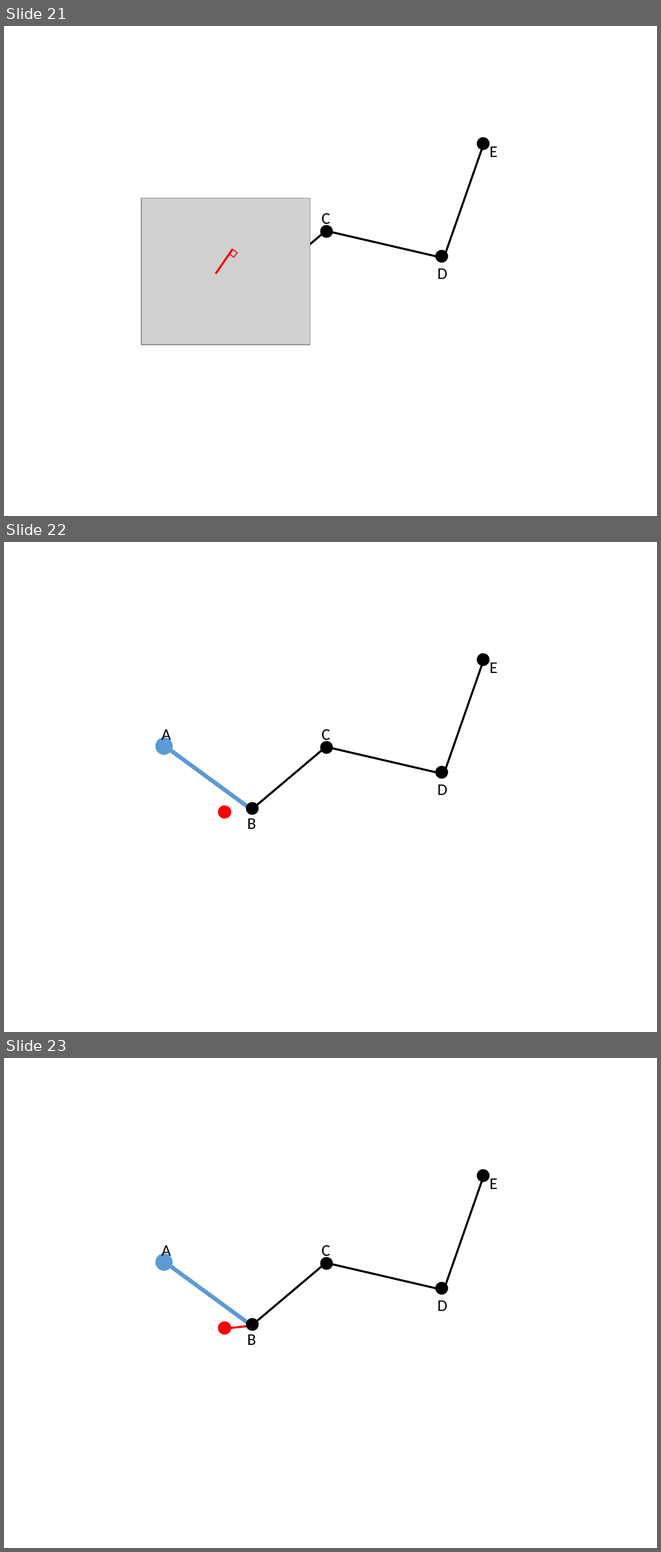
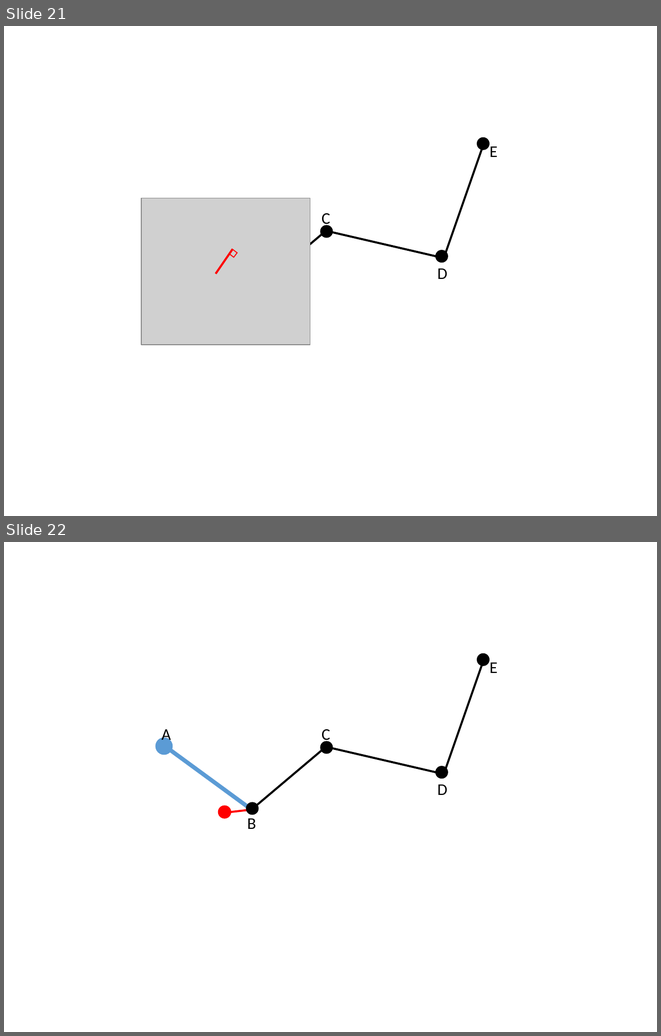
Before and after one commit to hqt/street-router, a slide deck: Document/presentation/nam/notify right route.pptx. Shown one above the other, each under a label of ours: slides 21, 22 and 23 before the commit, slides 21 and 22 after it. The pictures are 661x1552 and 661x1036 pixels, drawn with LibreOffice and Linux fonts; fonts in the diff are those of the drawing; grey boxes stand for pictures. Boxes give left, top, right and bottom in pixels: in the first picture for what was removed or moved away, otherwise in the second. Text is boxed around its words. In the diff, an @@ line names an element or a change of style, - is before the commit and + after.

```diff
--- a/Document/presentation/nam/notify right route.pptx
+++ b/Document/presentation/nam/notify right route.pptx
@@ slide 22 removed at <box>4,542,657,1032</box>, background #FFFFFF @@
@@ line removed from (446, 768) to (483, 661) @@
@@ ellipse removed at <box>477,654,489,665</box> @@
@@ text removed at <box>489,662,497,673</box> @@
-E
@@ text removed at <box>161,726,171,744</box> @@
-A
@@ text removed at <box>321,729,330,744</box> @@
-C
@@ ellipse removed at <box>158,740,170,751</box> @@
@@ line removed from (166, 747) to (252, 810) @@
@@ line removed from (252, 810) to (326, 747) @@
@@ ellipse removed at <box>321,741,333,753</box> @@
@@ line removed from (326, 747) to (435, 772) @@
@@ ellipse removed at <box>435,766,448,778</box> @@
@@ text removed at <box>438,784,448,795</box> @@
-D
@@ ellipse removed at <box>218,806,231,818</box> @@
@@ ellipse removed at <box>246,803,258,814</box> @@
@@ text removed at <box>247,818,256,829</box> @@
-B
@@ what was slide 23 is now slide 22 @@
```
